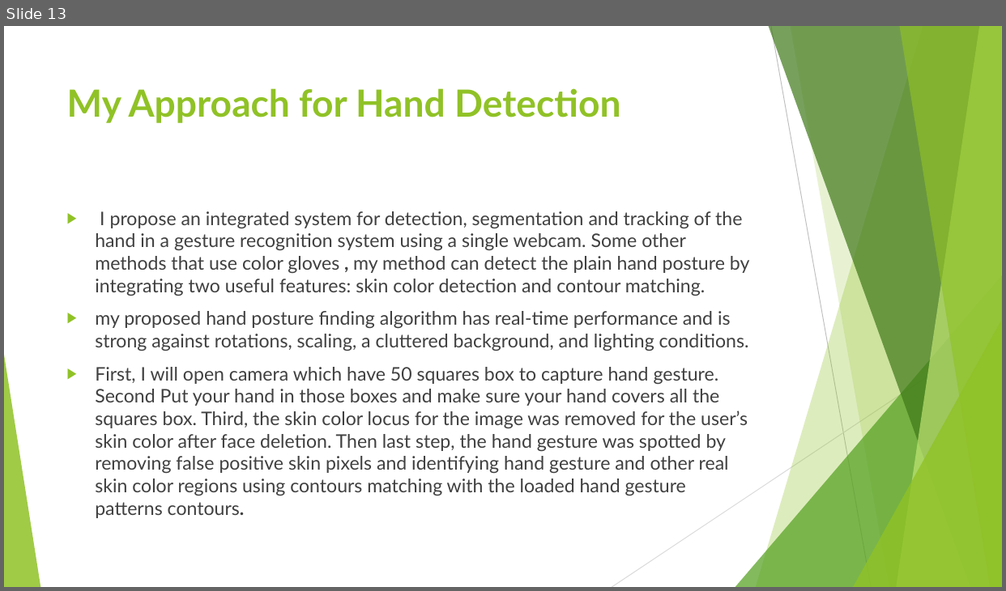
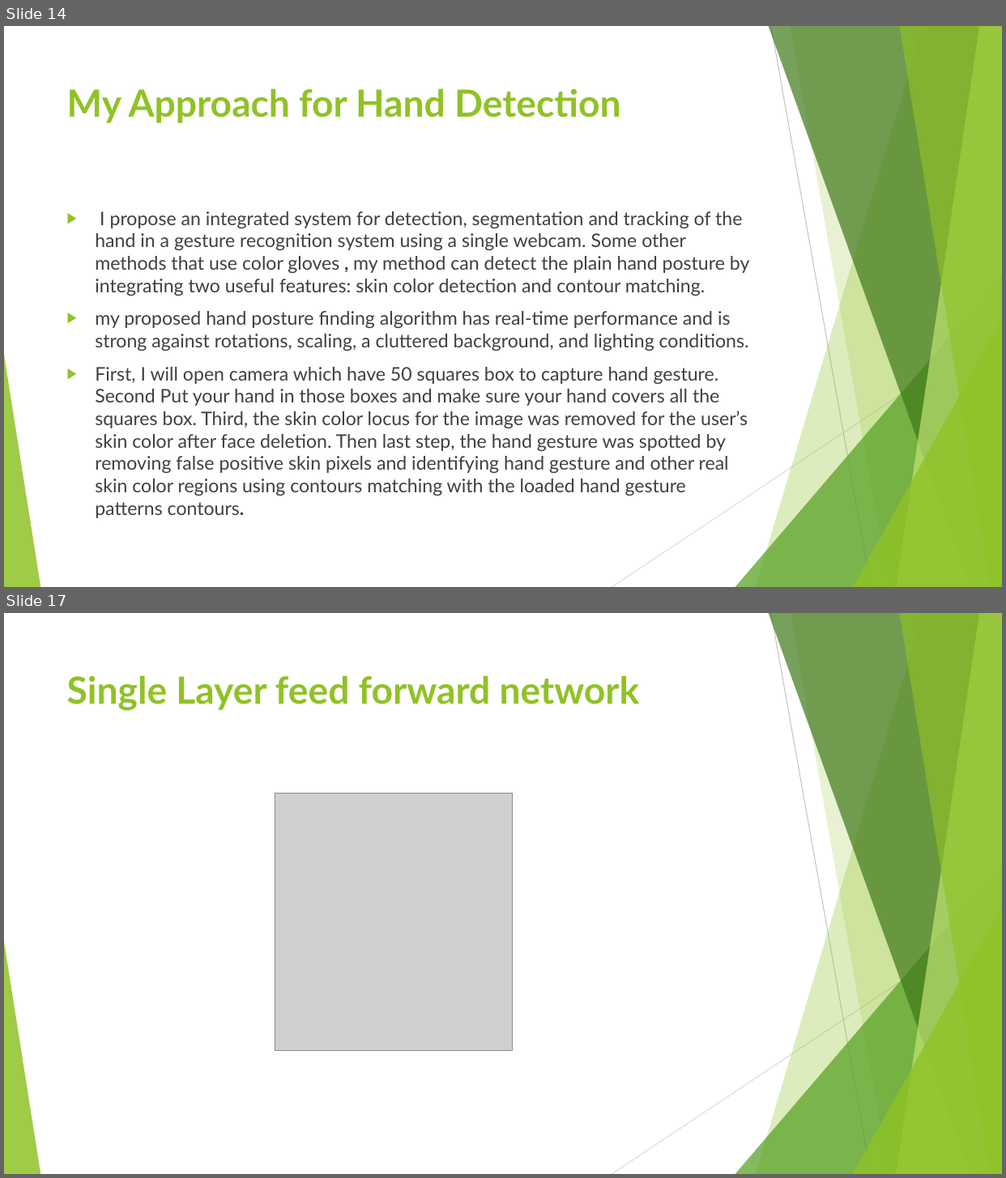
Before and after one commit to sandipgoswami/Mythesis, a slide deck: Sign language/Thesis PPT 0362577.pptx. Shown one above the other, each under a label of ours: slide 13 before the commit, slides 14 and 17 after it; the slides between them are not shown. The pictures are 1006x591 and 1006x1178 pixels, drawn with LibreOffice and Linux fonts; fonts in the diff are those of the drawing; grey boxes stand for pictures. Boxes give left, top, right and bottom in pixels: in the first picture for what was removed or moved away, otherwise in the second. Text is boxed around its words. In the diff, an @@ line names an element or a change of style, - is before the commit and + after.

```diff
--- a/Sign language/Thesis PPT 0362577.pptx
+++ b/Sign language/Thesis PPT 0362577.pptx
@@ slide 17 added at [4, 613, 1002, 1174], background #FFFFFF; not listed: 10 template elements that a slide beside it also shows @@
@@ title added at [67, 675, 640, 711], 36 pt, text #90C226, bold @@
+Single Layer feed forward network
@@ picture added at [275, 794, 513, 1051] @@
@@ what was slide 13 is now slide 14 @@
```
Also in this commit, not shown: 1 slide changed, 6 other slides added, 1 slide removed, 15 other files.
